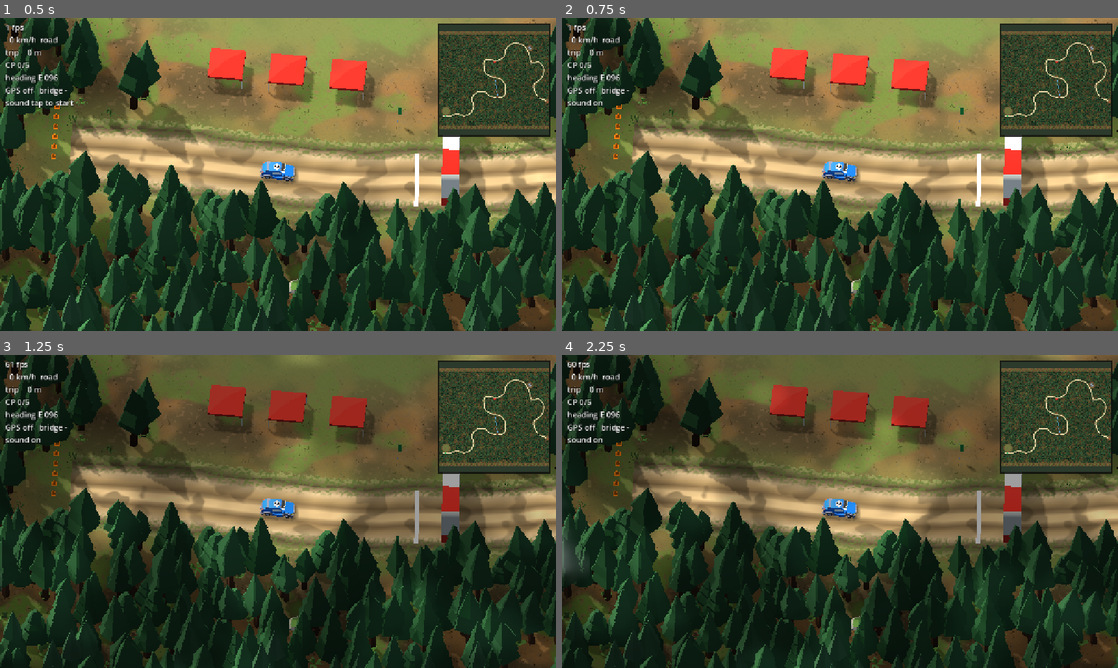
Above: before the commit, frames 1-4 (two rows, left to right).
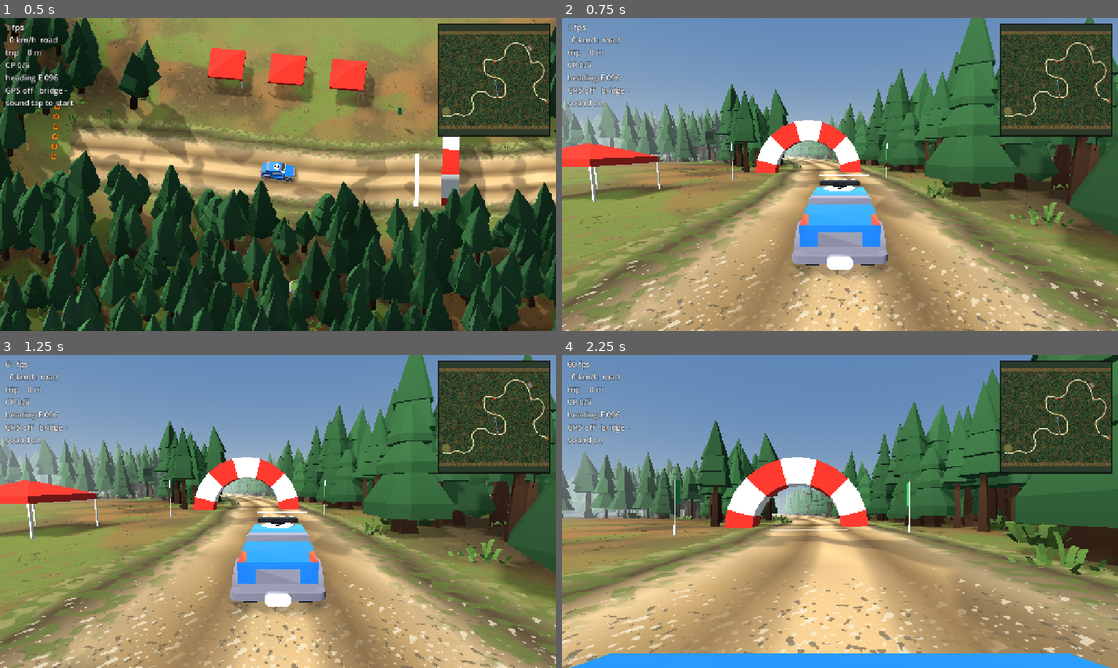
Above: after the commit, the same moments.

Repository: chakri68/party
Game: Godot game, scene res://scenes/main.tscn
Same seed, same stepped clock (60 frames per second), same inputs: the game is played once before the commit and once after it.
Inputs (mouse positions are in pixels of both pictures, inside the frame that each line leads up to):
- Up to frame 1 (0.5 s): no input
- Up to frame 2 (0.75 s): tap Enter at 0.5 s; move the mouse to (962, 158) at 0.52 s; hold D from 0.53 s (still down); tap Y at 0.6 s; click (962, 158) at 0.67 s
- Up to frame 3 (1.25 s): keep holding D; tap V at 0.8 s
- Up to frame 4 (2.25 s): release D at 1.25 s; drag from (728, 527) to (812, 574) at 1.27 s; move the mouse to (895, 442) at 2.02 s; hold D from 2.03 s (still down); tap Y at 2.1 s

Frame 1 is identical in both runs. In frame 2, 91% of the frame differs, in the area x 0-100%, y 0-100%; in frame 3, 90%; in frame 4, 91%.

Commit message:
Blind Rally: chase and bonnet cameras for the Navigator
Y cycles top-down -> chase -> bonnet, or initSession({camera}). The
static map stays in its corner in all three; top-down is still the
default and unchanged.

- Chase: 6 m back, 2.5 m up, swinging after the heading with lag so a
  slide shows the car sideways. FOV 68-80 deg with speed. A ray pulls
  the camera in when a tree is between it and the car.
- Bonnet: ahead of the roof pod (inside it, the lamps filled half the
  screen), heading only, FOV 70-78 deg.
- Eye level needs a sky and a horizon the top-down camera never saw: a
  procedural sky updated once, depth fog 35-115 m, far plane 130 m (230
  m nearly doubled the triangles for a frame that looked the same, the
  tree walls block the rest). Both live on the camera's environment, so
  the map, which renders through the world's, never gets fog.
- Cloud shadows and the hidden-car ring are top-down only for now: the
  shadow quad draws a hard line across the horizon at eye level, and
  the ring's probes would find trunks behind the car.

Known gaps at eye level: mist floats at treetop height and hides
nothing; 2-3x the triangles of top-down; the far forest reads as a wall
of identical cones.

Tests: 89 (8 new) for the modes, placement, and the map staying clear.

Diff:
--- a/games/blind-rally/godot/scripts/camera_controller.gd
+++ b/games/blind-rally/godot/scripts/camera_controller.gd
@@ -13,6 +13,12 @@
 ## few pixels, so the view tightens until at least min_px_per_m CSS pixels
 ## show each metre, but never below min_view, because the Navigator still
 ## has to read the next corner. The speed pull-back works on top of that.
+##
+## Experimental, off by default: two perspective modes (Y cycles, or
+## initSession `camera`). CHASE sits behind and above the car on a lagged
+## arm, BONNET rides the roof line. Both swap in their own Environment (sky
+## and distance fog) through Camera3D.environment, so the world's environment
+## and the static map, which renders through it, stay exactly as they were.
 
 @export var target: Node3D
 @export var pitch_deg := 55.0 ## down-tilt from horizontal
@@ -28,6 +34,15 @@
 @export var rotate_with_car := false
 @export var min_px_per_m := 12.5 ## CSS pixels per metre the view won't drop below
 @export var min_view := 27.0 ## ...unless that would show fewer metres than this
+@export_group("Perspective (experimental)")
+@export var chase_back := 6.0 ## metres behind the car
+@export var chase_up := 2.5 ## metres above it
+@export var chase_aim := Vector2(10.0, 0.8) ## look at: metres ahead, metres up
+@export var chase_lag := 7.0 ## 1/s, how fast the arm swings round after the car
+@export var chase_fov := Vector2(68.0, 80.0) ## vertical FOV at rest, at top speed
+@export var bonnet_offset := Vector3(0.0, 1.3, -1.05) ## car space, -z forward: over the bonnet, ahead of the light pod
+@export var bonnet_fov := Vector2(70.0, 78.0)
+@export var persp_far := 130.0 ## fog has closed in by here; the tree walls hide the rest
 @export_group("Impact kick")
 @export var kick_enabled := true ## off = no shake at all (reduced motion)
 @export var kick_per_ms := 0.035 ## metres of kick per m/s of impact speed
@@ -41,12 +56,16 @@
 var _kick_vel := Vector3.ZERO
 var _fit := 1.0 ## small-screen tightening, 0..1 multiplier on view_size
 
+enum Mode { TOP_DOWN, CHASE, BONNET }
+var mode := Mode.TOP_DOWN
+## Set by main: the environment the perspective modes see (sky + fog).
+var perspective_env: Environment
+var _arm_yaw := 0.0
+var _arm_pos := Vector3.ZERO
+
 
 func _ready() -> void:
-	projection = PROJECTION_ORTHOGONAL
-	size = view_size
-	near = 1.0
-	far = distance * 2.5
+	_apply_projection()
 	cull_mask &= ~4 # render layer 3 is the map-only overlay
 	get_viewport().size_changed.connect(fit_to_screen)
 	fit_to_screen()
@@ -78,13 +97,41 @@
 	return maxf(view_size * _fit, minf(min_view, view_size))
 
 
+func set_mode(m: int) -> void:
+	mode = clampi(m, 0, 2) as Mode
+	_apply_projection()
+	fit_to_screen()
+	if target:
+		snap()
+
+
+func _apply_projection() -> void:
+	if mode == Mode.TOP_DOWN:
+		projection = PROJECTION_ORTHOGONAL
+		size = view_size
+		near = 1.0
+		far = distance * 2.5
+		environment = null
+	else:
+		projection = PROJECTION_PERSPECTIVE
+		near = 0.1 if mode == Mode.BONNET else 0.25
+		far = persp_far
+		fov = chase_fov.x if mode == Mode.CHASE else bonnet_fov.x
+		environment = perspective_env
+
+
 func snap() -> void:
+	_arm_yaw = target.global_rotation.y
+	_arm_pos = target.global_position
 	_focus = target.global_position
 	_lead = Vector3.ZERO
 	_kick = Vector3.ZERO
 	_kick_vel = Vector3.ZERO
 	_yaw = target.global_rotation.y if rotate_with_car else 0.0
-	_place()
+	if mode == Mode.TOP_DOWN:
+		_place()
+	else:
+		_process_perspective(0.0, Vector3.ZERO, 30.0)
 
 
 func zoom(step: float) -> void:
@@ -110,6 +157,9 @@
 		v.y = 0.0
 	if target is CarController:
 		top = (target as CarController).max_speed
+	if mode != Mode.TOP_DOWN:
+		_process_perspective(dt, v, top)
+		return
 	var k_zoom := 1.0 - exp(-zoom_smoothing * dt)
 	_speed_k = lerpf(_speed_k, clampf(v.length() / top, 0.0, 1.0), k_zoom)
 	size = clampf(base_view() * (1.0 + speed_zoom * _speed_k * _speed_k), minf(zoom_range.x, min_view), zoom_range.y)
@@ -142,3 +192,35 @@
 	global_position = _focus + back * distance
 	look_at(_focus, Vector3.UP)
 	global_position += _kick
+
+
+## Chase and bonnet. The arm follows the car's heading with lag (so a slide
+## swings the car sideways in frame, which is the point), the FOV opens a
+## little with speed, and the chase arm is pulled in if a trunk is between
+## it and the car.
+func _process_perspective(dt: float, v: Vector3, top: float) -> void:
+	var k_speed := 1.0 - exp(-zoom_smoothing * dt)
+	_speed_k = lerpf(_speed_k, clampf(v.length() / top, 0.0, 1.0), k_speed)
+	var car_yaw := target.global_rotation.y
+	var fovs := chase_fov if mode == Mode.CHASE else bonnet_fov
+	fov = lerpf(fovs.x, fovs.y, _speed_k * _speed_k)
+	if kick_enabled:
+		_kick_vel += (-_kick * 170.0 - _kick_vel * 18.0) * dt
+		_kick += _kick_vel * dt
+		_kick = _kick.limit_length(kick_max * 0.5)
+	if mode == Mode.BONNET:
+		var b := Basis(Vector3.UP, car_yaw)
+		global_transform = Transform3D(b, target.global_position + b * bonnet_offset + _kick * 0.3)
+		return
+	var k := 1.0 - exp(-chase_lag * dt)
+	_arm_yaw = lerp_angle(_arm_yaw, car_yaw, k)
+	# Height follows a touch slower than the car, so crests don't jolt the view.
+	_arm_pos = Vector3(target.global_position.x, lerpf(_arm_pos.y, target.global_position.y, k * 0.6), target.global_position.z)
+	var b := Basis(Vector3.UP, _arm_yaw)
+	var pivot := _arm_pos + Vector3(0, 1.0, 0)
+	var want := _arm_pos + b * Vector3(0, chase_up, chase_back)
+	var hit := get_world_3d().direct_space_state.intersect_ray(PhysicsRayQueryParameters3D.create(pivot, want, 1))
+	if not hit.is_empty():
+		want = pivot.lerp(hit.position, 0.85) + Vector3(0, 0.6, 0)
+	global_position = want + _kick
+	look_at(_arm_pos + b * Vector3(0, chase_aim.y, -chase_aim.x), Vector3.UP)
--- a/games/blind-rally/godot/scripts/car_fx.gd
+++ b/games/blind-rally/godot/scripts/car_fx.gd
@@ -352,7 +352,9 @@
 func _update_xray(dt: float) -> void:
 	var cam := get_viewport().get_camera_3d()
 	var hidden := false
-	if cam:
+	# Top-down only: at eye level nothing sits over the car, and the probes
+	# up a near-horizontal view ray would just find trunks behind it.
+	if cam and cam.projection == Camera3D.PROJECTION_ORTHOGONAL:
 		var space := _car.get_world_3d().direct_space_state
 		var q := PhysicsShapeQueryParameters3D.new()
 		q.shape = _probe
--- a/games/blind-rally/godot/scripts/main.gd
+++ b/games/blind-rally/godot/scripts/main.gd
@@ -5,11 +5,13 @@
 ##
 ## Keys (local testing): WASD/arrows drive, G GPS marker, R reset to last CP,
 ## M expand map, C camera rotates with car, -/= zoom, N mute, K impact kick,
-## F dust and marks, L shadows, P debug autopilot, V cycle clouds.
+## F dust and marks, L shadows, P debug autopilot, V cycle clouds,
+## Y camera: top-down -> chase -> bonnet (experimental).
 ##
 ## initSession config read here: assists.liveMarker, keyboard, muted,
 ## reducedMotion, seed and clouds (weather; same seed = same sky for every
-## team), autopilot (debug only).
+## team), autopilot (debug only), camera ("topdown" | "chase" | "bonnet",
+## experimental; default top-down).
 ##
 ## Phones (web on Android/iOS) start with shadows off and half the dust.
 ## Audio waits for the first tap or key press, as browsers require.
@@ -59,6 +61,46 @@
 	map.car = car
 	_map_small = Rect2(map.offset_left, map.offset_top, map.offset_right, map.offset_bottom)
 	map.render_static_map(track)
+	cam.perspective_env = _perspective_env()
+
+
+## The eye-level modes need what top-down never shows: a sky above the
+## treeline and fog to hide where the world stops. Only their camera gets
+## it (Camera3D.environment), so the top-down view and the map are untouched.
+func _perspective_env() -> Environment:
+	var we := track.get_node_or_null("Environment") as WorldEnvironment
+	var env: Environment = we.environment.duplicate() if we and we.environment else Environment.new()
+	var sky_mat := ProceduralSkyMaterial.new()
+	sky_mat.sky_top_color = Color(0.36, 0.52, 0.72)
+	sky_mat.sky_horizon_color = Color(0.72, 0.78, 0.8)
+	sky_mat.ground_horizon_color = Color(0.72, 0.78, 0.8)
+	sky_mat.ground_bottom_color = Color(0.3, 0.34, 0.3)
+	sky_mat.sun_angle_max = 20.0
+	var sky := Sky.new()
+	sky.sky_material = sky_mat
+	sky.radiance_size = Sky.RADIANCE_SIZE_32
+	sky.process_mode = Sky.PROCESS_MODE_QUALITY # static sky: radiance once, not per frame
+	env.background_mode = Environment.BG_SKY
+	env.sky = sky
+	# Lighting stays colour-ambient as before; the sky is only a backdrop.
+	env.fog_enabled = true
+	env.fog_mode = Environment.FOG_MODE_DEPTH
+	env.fog_light_color = Color(0.7, 0.76, 0.78)
+	env.fog_depth_begin = 35.0
+	env.fog_depth_end = 115.0
+	env.fog_depth_curve = 1.4
+	env.fog_density = 1.0
+	env.fog_sky_affect = 0.0
+	env.fog_aerial_perspective = 0.0
+	return env
+
+
+const CAMERA_MODES := ["topdown", "chase", "bonnet"]
+
+
+func set_camera_mode(m: int) -> void:
+	cam.set_mode(m)
+	weather.ground_shadow = cam.mode == FollowCamera.Mode.TOP_DOWN
 
 
 func _physics_process(dt: float) -> void:
@@ -110,6 +152,7 @@
 		KEY_K: cam.kick_enabled = not cam.kick_enabled
 		KEY_F: fx.enabled = not fx.enabled
 		KEY_P: set_autopilot(not autopilot.enabled)
+		KEY_Y: set_camera_mode((cam.mode + 1) % 3)
 		KEY_V: weather.configure(weather.seed_value, fposmod(snappedf(weather.clouds, 0.5) + 0.5, 1.5))
 		KEY_L:
 			var sun := track.get_node_or_null("Sun") as DirectionalLight3D
@@ -157,6 +200,8 @@
 	var sky_seed := int(cfg["seed"]) if (cfg.get("seed") is float or cfg.get("seed") is int) else randi()
 	weather.configure(sky_seed, float(cfg.get("clouds", 0.0)))
 	set_autopilot(bool(cfg.get("autopilot", false)))
+	if cfg.has("camera"):
+		set_camera_mode(maxi(CAMERA_MODES.find(String(cfg["camera"])), 0))
 
 
 func _on_race_event(ev: Dictionary) -> void:
--- a/games/blind-rally/godot/scripts/weather.gd
+++ b/games/blind-rally/godot/scripts/weather.gd
@@ -32,6 +32,14 @@
 var time := 0.0 ## seconds of race clock; Weather advances it in physics time
 
 var car: Node3D
+## The cloud shadow is a flat quad drawn over everything at the car's height.
+## From above that reads as shade on the ground; from eye level it's a hard
+## line at the horizon. main turns it off for the perspective cameras.
+var ground_shadow := true:
+	set(v):
+		ground_shadow = v
+		if _shadow:
+			_shadow.visible = clouds > 0.0 and v
 var bounds := Rect2(-500, -500, 1000, 1000)
 
 var _wind := Vector2.ZERO
@@ -113,7 +121,7 @@
 			_banks.append(bank)
 	_shadow_mat.set_shader_parameter("coverage", lerpf(0.0, 0.55, clouds) if clouds > 0.0 else -0.2)
 	_shadow_mat.set_shader_parameter("strength", lerpf(0.22, 0.38, clouds))
-	_shadow.visible = clouds > 0.0
+	_shadow.visible = clouds > 0.0 and ground_shadow
 	_mist.visible = clouds > 0.0
 	_mm.visible_instance_count = _banks.size() * BANK_PUFFS
 	_update_mist()
--- a/games/blind-rally/godot/tests/run_tests.gd
+++ b/games/blind-rally/godot/tests/run_tests.gd
@@ -43,6 +43,7 @@
 	await test_autopilot_stage()
 	test_weather()
 	test_camera_fit()
+	await test_camera_modes()
 
 	print("\n%d passed, %d failed" % [passes, failures])
 	quit(1 if failures else 0)
@@ -534,3 +535,27 @@
 	cam.fit_css(Vector2(390, 844))
 	check(cam.keep_aspect == Camera3D.KEEP_WIDTH, "portrait sizes the short side")
 	cam.fit_css(Vector2(1280, 720))
+
+
+## The eye-level cameras are an experiment: top-down stays the default, and
+## going there and back leaves it exactly as it was.
+func test_camera_modes() -> void:
+	print("camera modes")
+	var cam: FollowCamera = main.cam
+	check(cam.mode == FollowCamera.Mode.TOP_DOWN and cam.projection == Camera3D.PROJECTION_ORTHOGONAL and cam.environment == null, "top-down orthographic is the default")
+	var before := [cam.near, cam.far, cam.keep_aspect]
+	main._on_session({"camera": "chase"}, "")
+	check(cam.mode == FollowCamera.Mode.CHASE and cam.projection == Camera3D.PROJECTION_PERSPECTIVE, "initSession camera: chase goes perspective")
+	check(cam.environment != null and cam.environment.fog_enabled and cam.environment.background_mode == Environment.BG_SKY, "with its own sky and fog")
+	var world_env: Environment = (track.get_node("Environment") as WorldEnvironment).environment
+	check(not world_env.fog_enabled and world_env.background_mode == Environment.BG_COLOR, "the world environment (and so the map) keeps no fog, no sky")
+	await process_frame
+	var behind := car.global_transform.affine_inverse() * cam.global_position
+	check(behind.z > 2.0 and behind.y > 1.0, "chase sits behind and above the car (%.1f m back, %.1f up)" % [behind.z, behind.y])
+	main.set_camera_mode(FollowCamera.Mode.BONNET)
+	await process_frame
+	var nose := car.global_transform.affine_inverse() * cam.global_position
+	check(nose.z < 0.0 and nose.y > 1.0 and cam.near < 0.15, "bonnet rides the front of the car, near plane %.2f m" % cam.near)
+	main._on_session({"camera": "topdown"}, "")
+	check(cam.projection == Camera3D.PROJECTION_ORTHOGONAL and cam.environment == null and [cam.near, cam.far, cam.keep_aspect] == before, "back to top-down restores it exactly")
+	check(main.weather.ground_shadow, "and the cloud shadow comes back")
